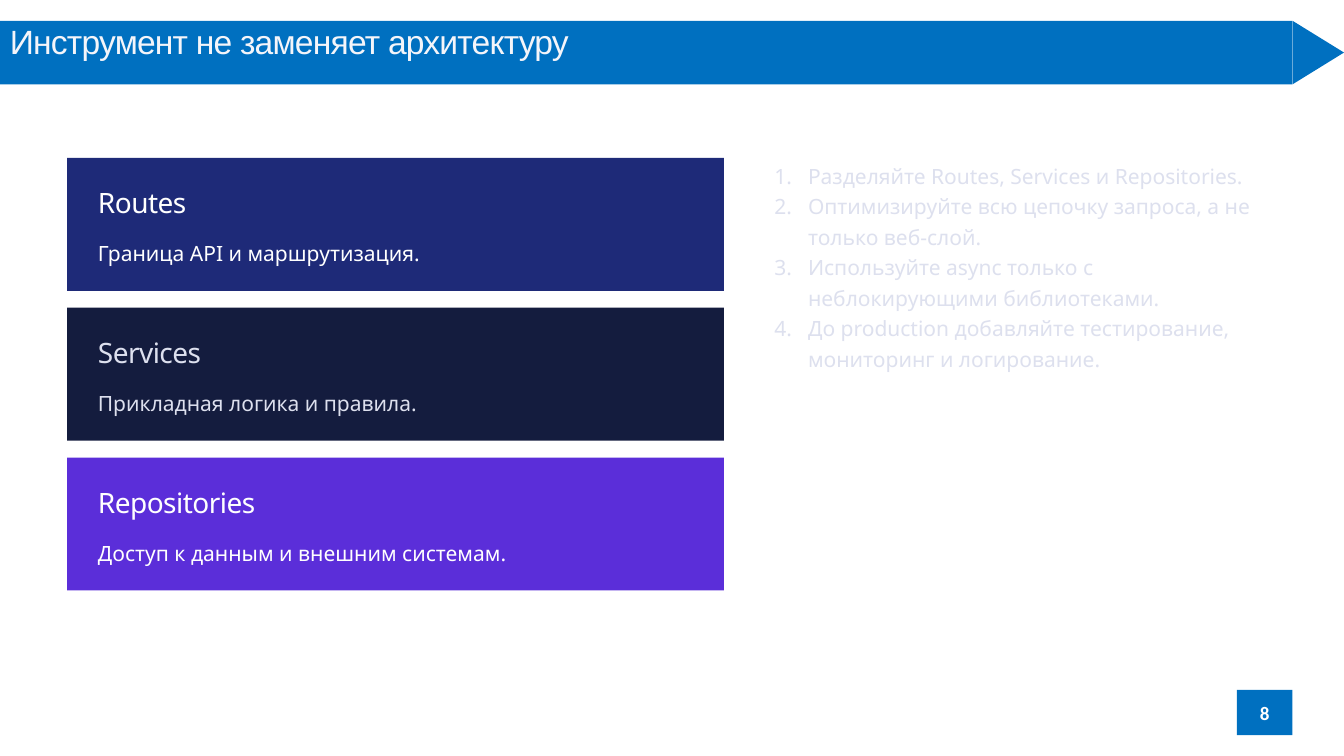
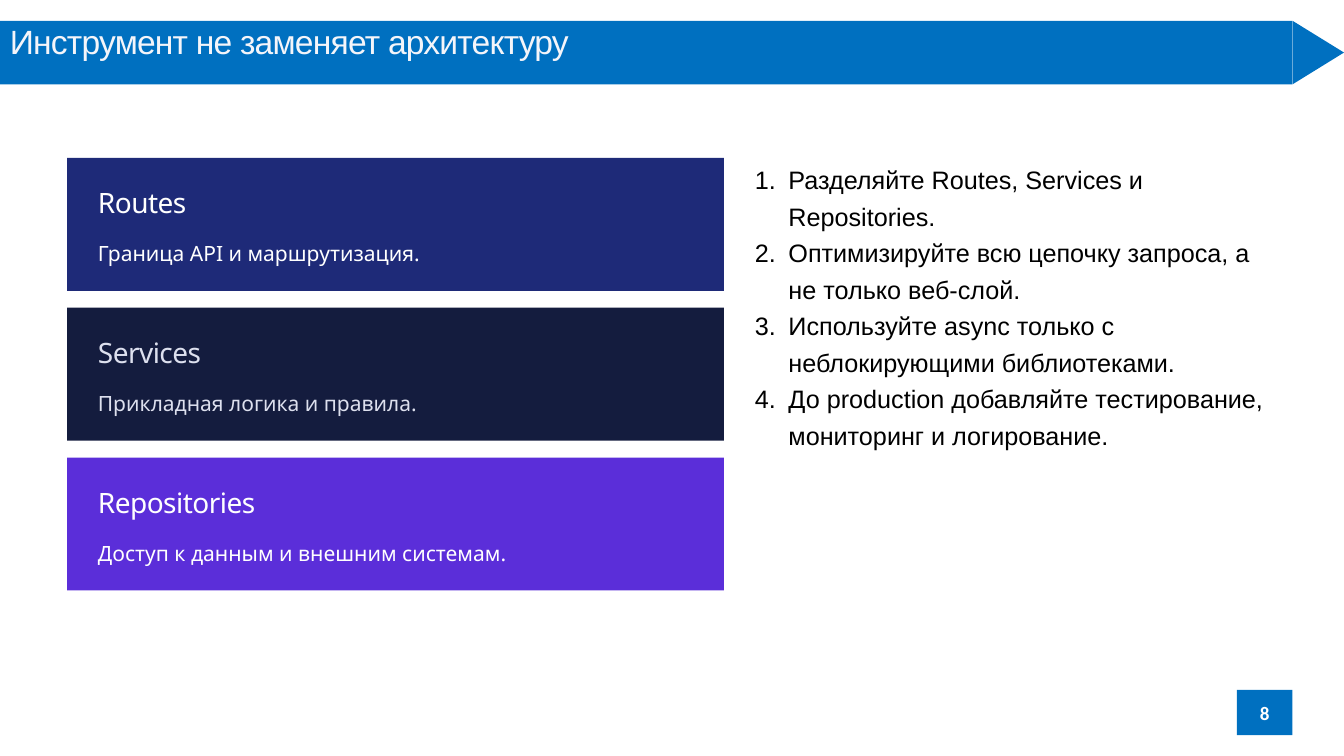
Before and after one commit to Hohrandrey/RTU-MIREA, a slide deck: slide 8 of 7 семестр/Системный анализ и управление организационно-техническими системами в атомной отрасли/доклады/4 доклад/ГОСТ_Хохряков_АЮ_доклад.pptx. Drawn at 1344x756 pixels with LibreOffice and Linux fonts; fonts in the diff are those of the drawing. Boxes give left, top, right and bottom in pixels: in the first picture for what was removed or moved away, otherwise in the second. Text is boxed around its words. In the diff, an @@ line names an element or a change of style, - is before the commit and + after.

```diff
--- a/7 семестр/Системный анализ и управление организационно-техническими системами в атомной отрасли/доклады/4 доклад/ГОСТ_Хохряков_АЮ_доклад.pptx
+++ b/7 семестр/Системный анализ и управление организационно-техническими системами в атомной отрасли/доклады/4 доклад/ГОСТ_Хохряков_АЮ_доклад.pptx
@@ text added at (788, 170, 1263, 451), 18 pt, text #000000 @@
+1. Разделяйте Routes, Services и Repositories.
+2. Оптимизируйте всю цепочку запроса, а не только веб-слой.
+3. Используйте async только с неблокирующими библиотеками.
+4. До production добавляйте тестирование, мониторинг и логирование.
```
Also in this commit, not shown: 2 other slides changed.
